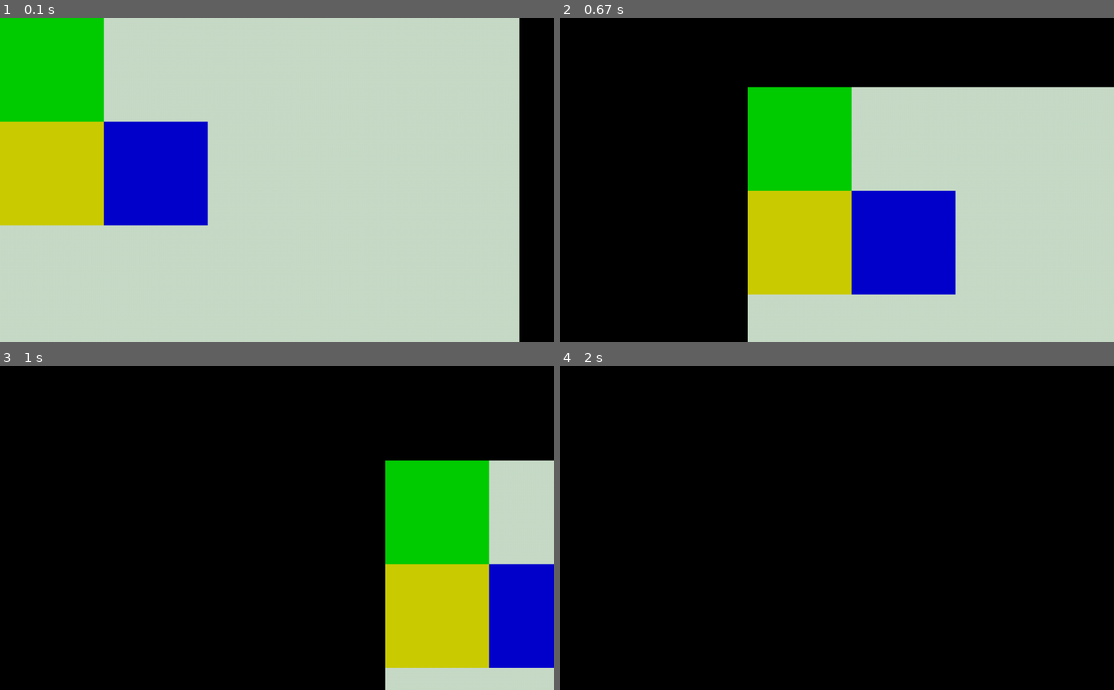
Above: before the commit, frames 1-4 (two rows, left to right).
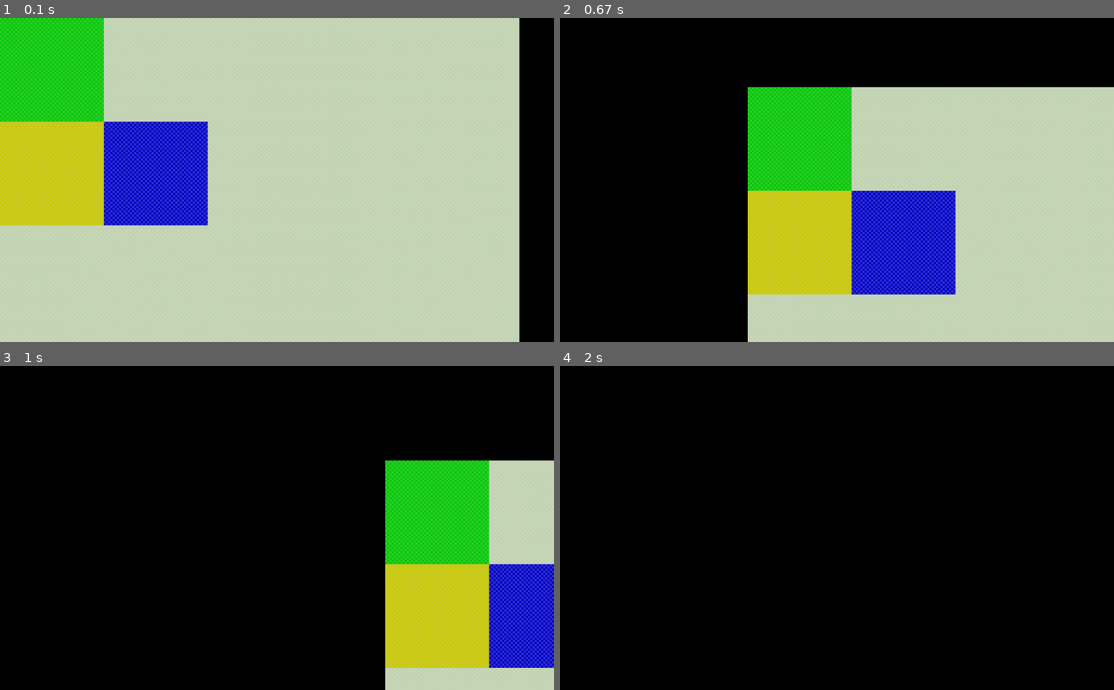
Above: after the commit, the same moments.

Repository: lugkhast/BaliwanPH
Game: pygame game, started from baliwan.py
The game is run twice, just before and just after one commit, with the same random seed, the same clock (stepped at 60 frames per second) and the same inputs. The source is Python 2; it was converted automatically to run under Python 3.
Inputs (mouse positions are in pixels of both pictures, inside the frame that each line leads up to):
- Up to frame 1 (0.1 s): no input
- Up to frame 2 (0.67 s): press the mouse at (704, 183) at 0.37 s; move the mouse to (798, 215) at 0.47 s; release the mouse at (892, 251) at 0.6 s
- Up to frame 3 (1 s): press the mouse at (144, 531) at 0.7 s; move the mouse to (243, 544) at 0.8 s; release the mouse at (343, 557) at 0.93 s
- Up to frame 4 (2 s): press the mouse at (704, 531) at 1.03 s; move the mouse to (759, 570) at 1.13 s; release the mouse at (809, 612) at 1.27 s; press the mouse at (704, 531) at 1.37 s; move the mouse to (842, 553) at 1.47 s; release the mouse at (981, 579) at 1.6 s

The runs differ from the first frame. In frame 1, 31% of the frame differs, in the area x 0-94%, y 0-100%; in frame 2, 19%; in frame 3, 9.3%; in frame 4, nothing differs.

Commit message:
Update blank and zone sprites with checkerboard pattern

Diff:
--- a/renderers/pygame/utils/textures.py
+++ b/renderers/pygame/utils/textures.py
@@ -11,7 +11,7 @@
     def __init__(self):
         spritesheet = SizedSpritesheet('assets/flatass.png', (32, 32))
 
-        self.BLANK = spritesheet.image_at(2, 0)
+        self.BLANK = spritesheet.image_at(0, 0)
         self.LANDSCAPE_PLAINS = spritesheet.image_at(2, 0)
 
         self.DOODAD_GRASS_THICK = spritesheet.image_at(4, 11)
Binary file changed: assets/flatass.png
